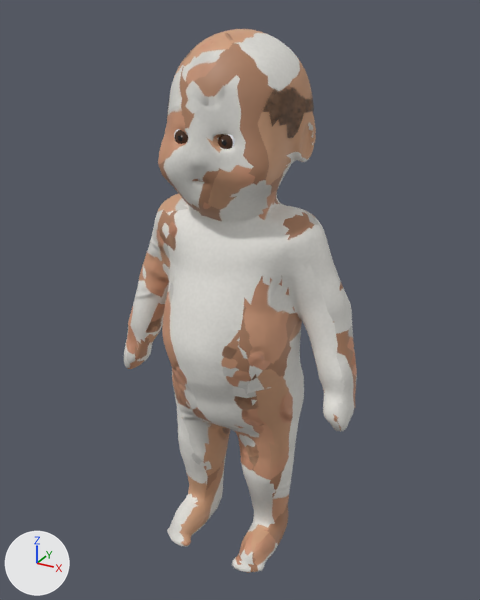
An edit to the glTF model Outils_3D/bebe/build/source/bebe_elyzea_squelette.glb, drawn before and after from the same camera.
One viewpoint serves both versions: a 50 mm lens placed at (0.271, -0.483, 0.508), pointed at (-0.001, 0.011, 0.261). The lights are fixed; the arrows at lower left show +X, +Y and +Z. The first picture is the older version. Vertices at exactly the same position are counted once.

The scene before the commit, as lines of its bpy script (objects in view):
```python
me_ely_bebe_cheveux = bpy.data.meshes.new('ely_bebe_cheveux')
me_ely_bebe_cheveux.from_pydata(...)  # 645 vertices, 1215 faces; spans x -0.0616..0.0607, y -0.0505..0.0763, z 0.3871..0.4944
me_ely_bebe_cheveux.materials.append(mat_cheveux)  # picture img_ely_bebe_cheveux_touffe_brun
me_ely_bebe_corps = bpy.data.meshes.new('ely_bebe_corps')
me_ely_bebe_corps.from_pydata(...)  # 5502 vertices, 11000 faces; spans x -0.121..0.122, y -0.065..0.075, z 0.002..0.493
me_ely_bebe_corps.materials.append(mat_corps)
ob_ely_bebe_cheveux = bpy.data.objects.new('ely_bebe_cheveux', me_ely_bebe_cheveux)
ob_ely_bebe_cheveux.location = (0.0, 0.0, 0.0)
ob_ely_bebe_corps = bpy.data.objects.new('ely_bebe_corps', me_ely_bebe_corps)
ob_ely_bebe_corps.location = (0.0, 0.0, 0.0)
```
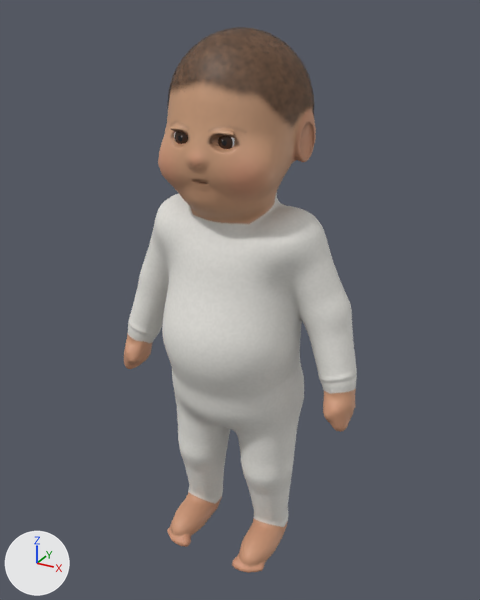
Pixel boxes (x1, y1, x2, y2) of what changed, in the pictures (480 x 600 px; the box of a moved part takes in the faces that stretch with it):
'ely_bebe_corps', reshaped: before (124, 29, 357, 573); after (124, 35, 357, 573)
'ely_bebe_cheveux', reshaped: before (167, 88, 315, 138); after (168, 27, 314, 125)
part 1 of me_ely_bebe_cheveux, moved or reshaped (not visible before): after (279, 38, 314, 116)
part 2 of me_ely_bebe_cheveux, moved or reshaped: before (263, 97, 270, 112); after (170, 63, 270, 101)
part 3 of me_ely_bebe_corps, moved or reshaped: before (131, 47, 334, 481); after (131, 64, 334, 481)
part 4 of me_ely_bebe_corps, surface changed: (124, 35, 357, 573) in both

What the commit changed:
me_ely_bebe_cheveux is used by ob_ely_bebe_cheveux; location (0.0, 0.0, 0.0).
me_ely_bebe_cheveux had 645 vertices, 1215 faces and spanned x -0.0616..0.0607, y -0.0505..0.0763, z 0.3871..0.4944.
me_ely_bebe_cheveux now has 643 vertices, 1209 faces and spans x -0.0616..0.0603, y -0.0507..0.0763, z 0.3871..0.4944.
me_ely_bebe_cheveux part 1: 28 vertices moved from x 0.0252..0.0524, y 0.0256..0.0604, z 0.4227..0.4826 to x 0.0252..0.0524, y 0.0259..0.0604, z 0.4226..0.4826; 15 vertices removed from x 0.0317..0.0557, y 0.027..0.0545, z 0.4019..0.4788; 12 vertices added at x 0.031..0.0557, y 0.0269..0.055, z 0.4019..0.4795.
me_ely_bebe_cheveux part 2: 25 vertices moved from x -0.0399..0.0419, y -0.0487..-0.0314, z 0.4386..0.4669 to x -0.0398..0.0418, y -0.0484..-0.0314, z 0.4387..0.467; 8 vertices removed from x -0.0214..0.0168, y -0.0505..-0.0447, z 0.4457..0.4577; 8 vertices added at x -0.0218..0.0159, y -0.0507..-0.0442, z 0.4452..0.4587.
Other edits to the shape of me_ely_bebe_cheveux do not show in these pictures.
me_ely_bebe_corps has 5502 vertices, 11000 faces and spans x -0.121..0.122, y -0.065..0.075, z 0.002..0.493.
me_ely_bebe_corps is used by ob_ely_bebe_corps; location (0.0, 0.0, 0.0).
me_ely_bebe_corps part 3: 192 vertices moved from x -0.089..0.115, y -0.061..0.071, z 0.107..0.458 to x -0.089..0.115, y -0.061..0.07, z 0.107..0.458; 490 vertices removed from x -0.103..0.117, y -0.06..0.07, z 0.108..0.478; 492 vertices added at x -0.103..0.117, y -0.06..0.069, z 0.107..0.479.
me_ely_bebe_corps part 4: 9241 kept faces spanning x -0.121..0.122, y -0.065..0.075, z 0.002..0.493 get new texture (UV) coordinates.
